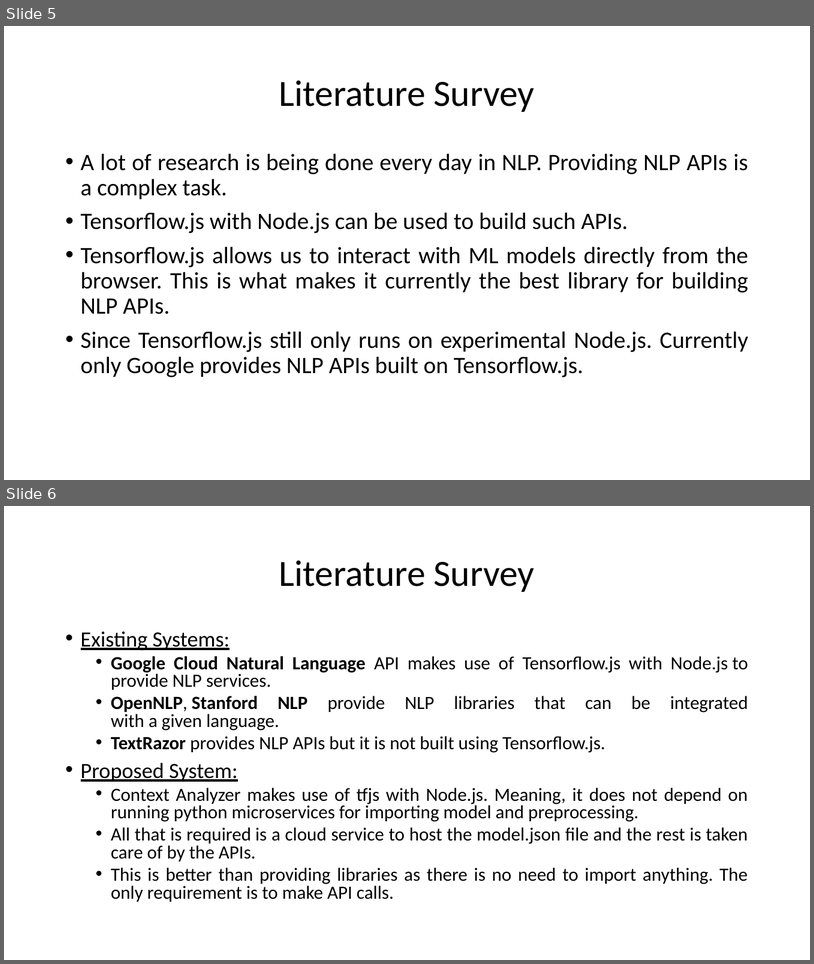
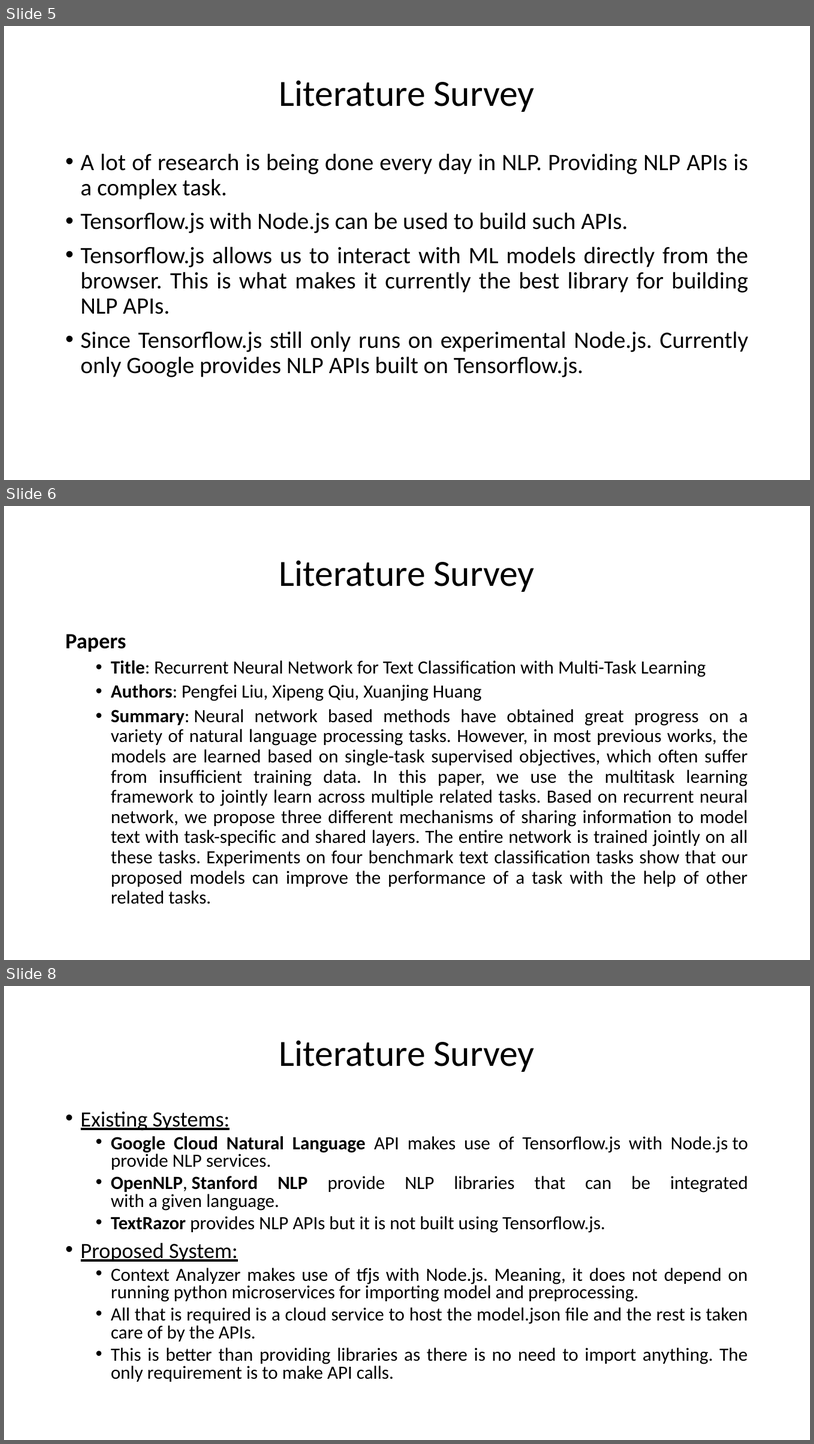
Before and after one commit to HarshaKy/text-classifier, a slide deck: docs/presentation/Presentation.pptx. Shown one above the other, each under a label of ours: slides 5 and 6 before the commit, slides 5, 6 and 8 after it; the slides between them are not shown. The pictures are 814x964 and 814x1444 pixels, drawn with LibreOffice and Linux fonts; fonts in the diff are those of the drawing. Boxes give left, top, right and bottom in pixels: in the first picture for what was removed or moved away, otherwise in the second. Text is boxed around its words. In the diff, an @@ line names an element or a change of style, - is before the commit and + after.

```diff
--- a/docs/presentation/Presentation.pptx
+++ b/docs/presentation/Presentation.pptx
@@ slide 6 added at [4,506,810,960], background #FFFFFF @@
@@ title added at [279,560,535,592], 44 pt, text #000000 @@
+Literature Survey
@@ text added at [65,634,749,904], 22.2 pt, text #000000 @@
+Papers
+  • Title: Recurrent Neural Network for Text Classification with Multi-Task Learning
+  • Authors: Pengfei Liu, Xipeng Qiu, Xuanjing Huang
+  • Summary: Neural network based methods have obtained great progress on a variety of natural language processing tasks. However, in most previous works, the models are learned based on single-task supervised objectives, which often suffer from insufficient training data. In this paper, we use the multitask learning framework to jointly learn across multiple related tasks. Based on recurrent neural network, we propose three different mechanisms of sharing information to model text with task-specific and shared layers. The entire network is trained jointly on all these tasks. Experiments on four benchmark text classification tasks show that our proposed models can improve the performance of a task with the help of other related tasks.
@@ what was slide 6 is now slide 8 @@
```
Also in this commit, not shown: 3 slides changed, 2 other slides added, 1 other file.
